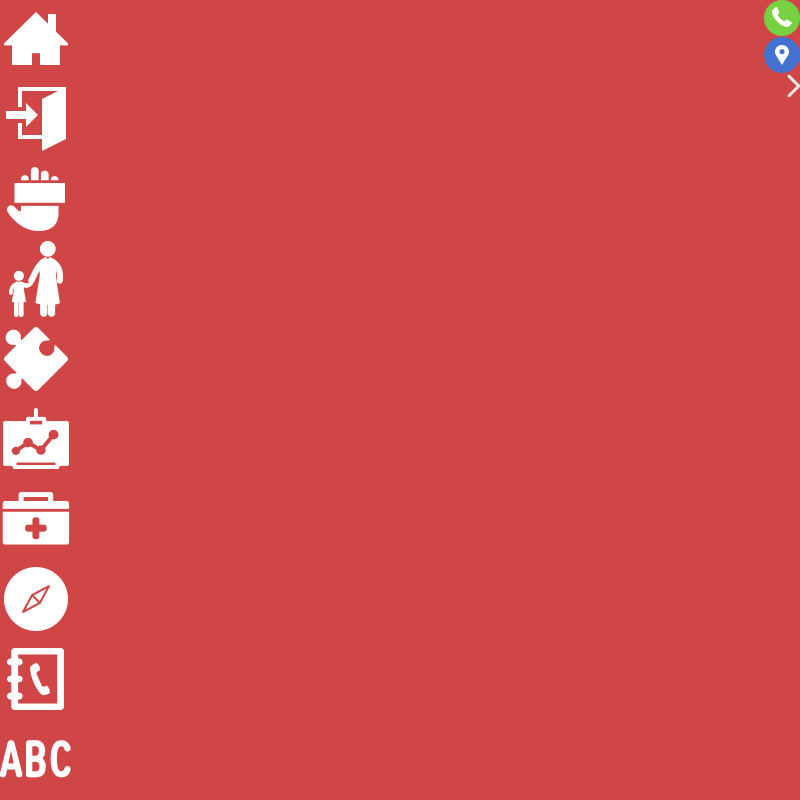
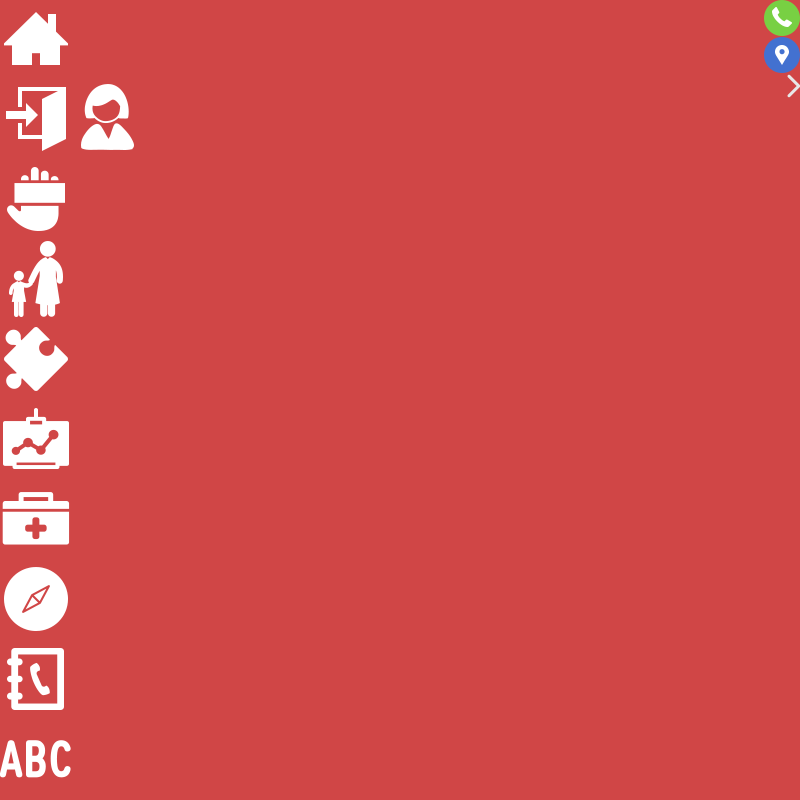
Revision of a layered w=800, h=800 image; what changed, layer by layer:
added layer "Teacher. Attribute as Freepik from Flaticon.com" above "圆角矩形 5 副本" over [81,84,134,150]
